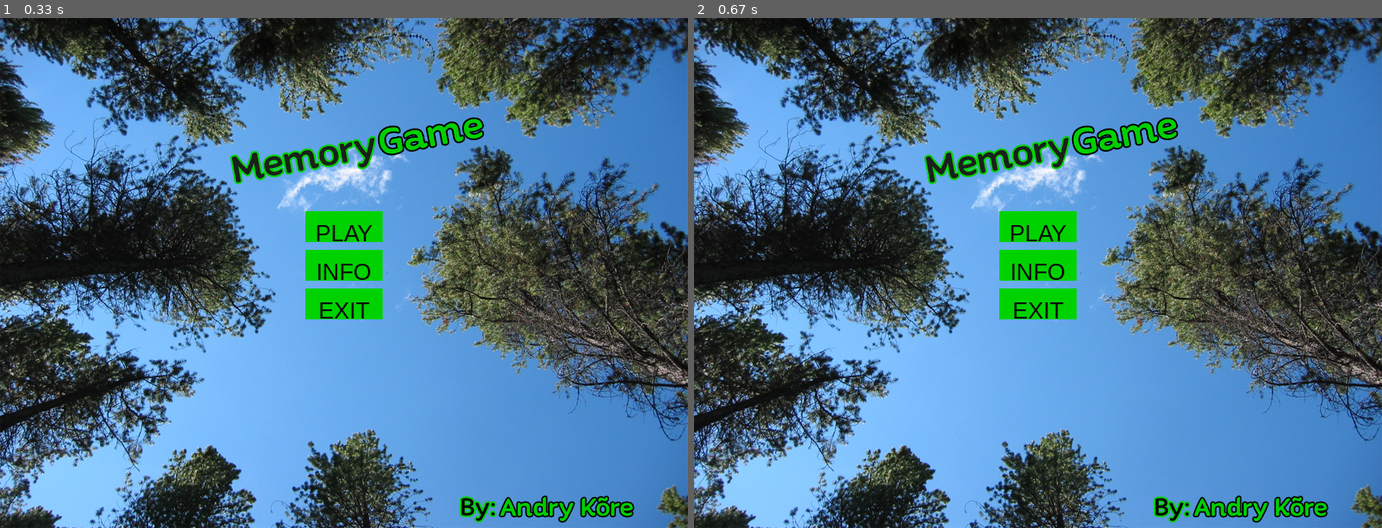
Above: before the commit, frames 1-2 (left to right).
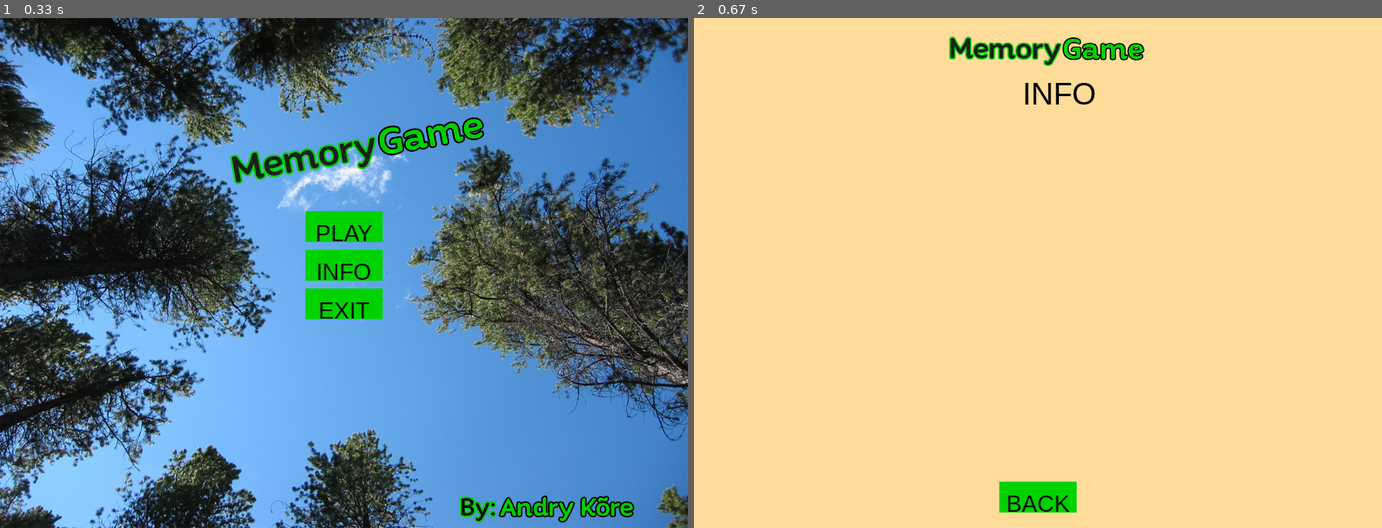
Above: after the commit, the same moments.

Repository: TheAndry/PygamePracticeGame
Game: pygame game, started from MemoryGame.py
Same seed, same stepped clock (60 frames per second), same inputs: the game is played once before the commit and once after it.
Inputs (mouse positions are in pixels of both pictures, inside the frame that each line leads up to):
- Up to frame 1 (0.33 s): no input
- Up to frame 2 (0.67 s): click (1038, 273) at 0.38 s

Frame 1 is identical in both runs. In frame 2, 100% of the frame differs, in the area x 0-100%, y 0-100%.

Commit message:
Game end added.

Diff:
--- a/MemoryGame.py
+++ b/MemoryGame.py
@@ -18,12 +18,13 @@
 card_dachshund = pygame.image.load('./resources/cardDachshund.png').convert_alpha()
 card_moose = pygame.image.load('./resources/cardMoose.png').convert_alpha()
 card_bear = pygame.image.load('./resources/cardBear.png').convert_alpha()
-menu_image = pygame.image.load('./resources/gameMenu.png').convert()
+menu_image = pygame.image.load('./resources/gameMenu.png').convert()  # TODO: Link trophy to info tab
+end_image = pygame.image.load('./resources/gameEnd.png').convert() # Trophy- http://www.flaticon.com/free-icon/trophy_147210
 memory_text = pygame.image.load('./resources/memoryGameText.png').convert_alpha()
 
 cardSize = card_back.get_rect().size
 
-allCardsList = [card_fox ] # card_dachshund, card_bear, card_moose
+allCardsList = [card_fox, card_dachshund, card_bear, card_moose]
 
 
 def Text(screen, text, size, color, coords):
@@ -150,11 +151,12 @@
     game = 2
     fade = 3
     end = 4
+    info = 5
 
 
 class Game:
     def __init__(self, screen):  # TODO: Make this area better
-        global mouseClicks, openedCards
+        global mouseClicks, openedCards  # TODO: Read about global
         self.currentStatus = Status.menu
         self.currentScreen = screen
         self.screenRect = self.currentScreen.get_rect()
@@ -170,7 +172,7 @@
         self.clock2 = pygame.time.Clock()
         self.clock3 = pygame.time.Clock()
         self.surface = pygame.Surface((WIDTH, HEIGHT))
-        self.surface.fill((0, 255, 0))
+        self.surface.fill((0, 200, 0))
         self.surfaceAlpha = 0
         self.ajutised_ajad = []
         openedCards = []
@@ -249,9 +251,9 @@
         del openedCards[:]
         del mouseClicks[:]
         buttons = Allbuttons([
-            Button(self.screenRect.centerx-(100/2), self.screenRect.centery-80, 40, 100, 'PLAY', (0,210,00), (10,240,110), (160,245,225), self.startGame),
-            Button(self.screenRect.centerx-(100/2), self.screenRect.centery-30, 40, 100, 'INFO', (0,210,00), (10,240,110), (160,245,225), self.showMenu),  # TODO: Make info tab
-            Button(self.screenRect.centerx-(100/2), self.screenRect.centery+20, 40, 100, 'EXIT', (0,210,00), (10,240,110), (160,245,225), self.quitGame)
+            Button(self.screenRect.centerx-50, self.screenRect.centery-80, 40, 100, 'PLAY', (0,210,0), (10,240,110), (160,245,225), self.startGame),
+            Button(self.screenRect.centerx-50, self.screenRect.centery-30, 40, 100, 'INFO', (0,210,0), (10,240,110), (160,245,225), self.infoTab),  # TODO: Make info tab
+            Button(self.screenRect.centerx-50, self.screenRect.centery+20, 40, 100, 'EXIT', (0,210,0), (10,240,110), (160,245,225), self.quitGame)
             ])
         #pygame.mixer.music.stop()
         #pygame.mixer.music.load(BACKGROUND MUSIC)
@@ -270,6 +272,13 @@
         #pygame.mixer.music.load(BACKGROUND MUSIC WHILE PLAYING)
         #pygame.mixer.music.play(-1)
 
+    def infoTab(self):
+        global buttons
+        self.currentStatus = Status.info
+        buttons = Allbuttons([
+            Button(self.screenRect.centerx-50, 600, 40, 100, 'BACK', (0,210,0), (10,240,110), (160,245,225), self.showMenu),
+        ])
+
     def goPause(self):
         global pause
         if pause:
@@ -292,9 +301,9 @@
         global buttons, clickableButton
         self.currentStatus = Status.end
         clickableButton = True
-        print(self.ajutised_ajad)
         buttons = Allbuttons([
-            Button(100, 100, 30, 70, 'To menu', (0,210,00), (10,240,110), (160,245,225), game.showMenu, 26)
+            Button(self.screenRect.centerx-135, 580, 40, 90, 'MENU', (0,200,0), (10,240,110), (160,245,225), self.showMenu),
+            Button(self.screenRect.centerx+45, 580, 40, 90, 'EXIT', (0,200,0), (10,240,110), (160,245,225), self.quitGame)
         ])
         #sound = pygame.mixer.Sound(GAME END SOUND)
         #sound.play()
@@ -311,6 +320,13 @@
         if self.currentStatus == Status.menu:
             self.currentScreen.blit(menu_image, (0, 0))
             buttons.drawbutton(self.currentScreen)
+            pygame.display.flip()
+
+        elif self.currentStatus == Status.info:
+            self.currentScreen.fill([255, 220, 153])
+            buttons.drawbutton(self.currentScreen)
+            self.currentScreen.blit(memory_text, (self.screenRect.centerx-120, 20))
+            Text(self.currentScreen, 'INFO', 40, (0, 0, 0), (self.screenRect.centerx-20, 75))
             pygame.display.flip()
 
         elif self.currentStatus == Status.game or self.currentStatus == Status.fade:  # Make time tick
@@ -331,9 +347,11 @@
             self.currentScreen.fill([255, 220, 153])
 
         elif self.currentStatus == Status.end:
-            self.currentScreen.fill([0, 255, 0])
+            self.currentScreen.blit(end_image, (0, 0))
             buttons.drawbutton(self.currentScreen)
-            Text(self.currentScreen, 'Game completed!', 70, (0, 0, 0), (0, 0))
+            Text(self.currentScreen, 'Your time: '+str(round(self.ajutised_ajad[-1], 1)), 40, (0, 200, 0), (self.screenRect.centerx-90, 400))
+            Text(self.currentScreen, 'Best time: '+str(round(min(self.ajutised_ajad), 1)), 40, (200, 0, 0), (self.screenRect.centerx-90, 450))
+
             pygame.display.flip()
 
 
Binary file added: resources/gameEnd.png
